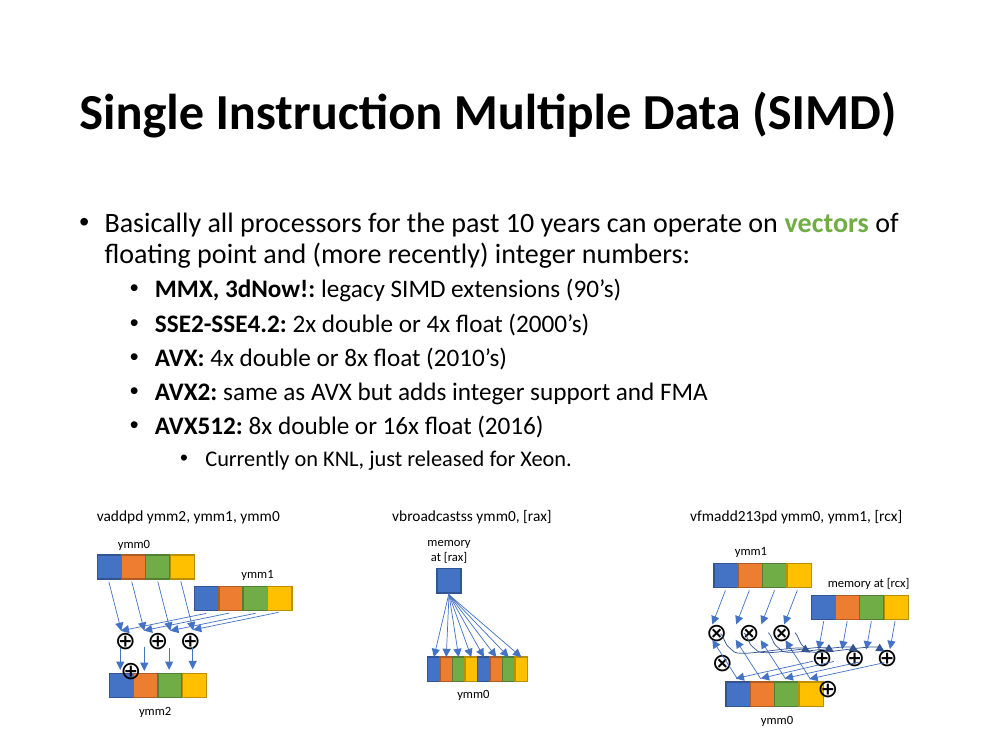
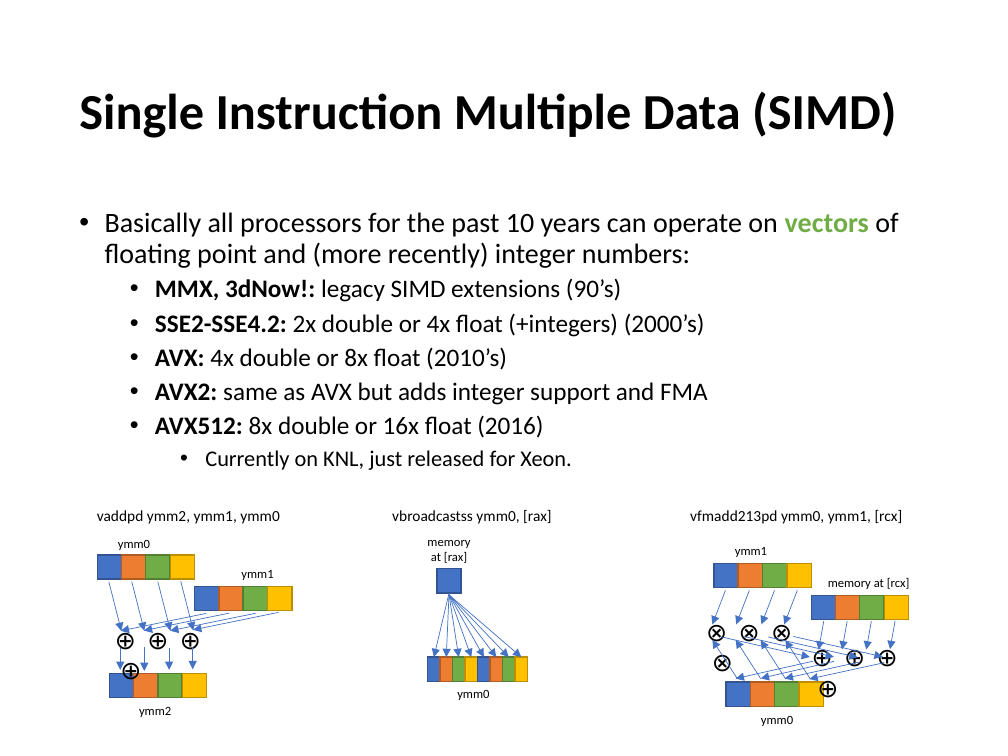
Before and after one commit to devinamatthews/molssi-sss-2017, a slide deck: slide 13 of lectures/architecture.pptx. Drawn at 1008x756 pixels with LibreOffice and Linux fonts; fonts in the diff are those of the drawing. Boxes give left, top, right and bottom in pixels: in the first picture for what was removed or moved away, otherwise in the second. Text is boxed around its words. In the diff, an @@ line names an element or a change of style, - is before the commit and + after.

```diff
--- a/lectures/architecture.pptx
+++ b/lectures/architecture.pptx
@@ text at box(155, 313, 705, 337): text changed @@
-  • SSE2-SSE4.2: 2x double or 4x float (2000’s)
+  • SSE2-SSE4.2: 2x double or 4x float (+integers) (2000’s)
@@ freeform shape removed at box(721, 634, 810, 653) @@
@@ arrow added from (721, 637) to (809, 657), #4472C4 0.5 pt @@
@@ freeform shape removed at box(744, 633, 834, 652) @@
@@ arrow added from (745, 637) to (834, 657), #4472C4 0.5 pt @@
@@ freeform shape removed at box(768, 633, 858, 652) @@
@@ arrow added from (768, 637) to (858, 657), #4472C4 0.5 pt @@
@@ arrow added from (793, 636) to (883, 657), #4472C4 0.5 pt @@
@@ freeform shape removed at box(795, 633, 885, 652) @@
```
Also in this commit, not shown: 9 other slides changed, 14 slides added, 5 other files.
